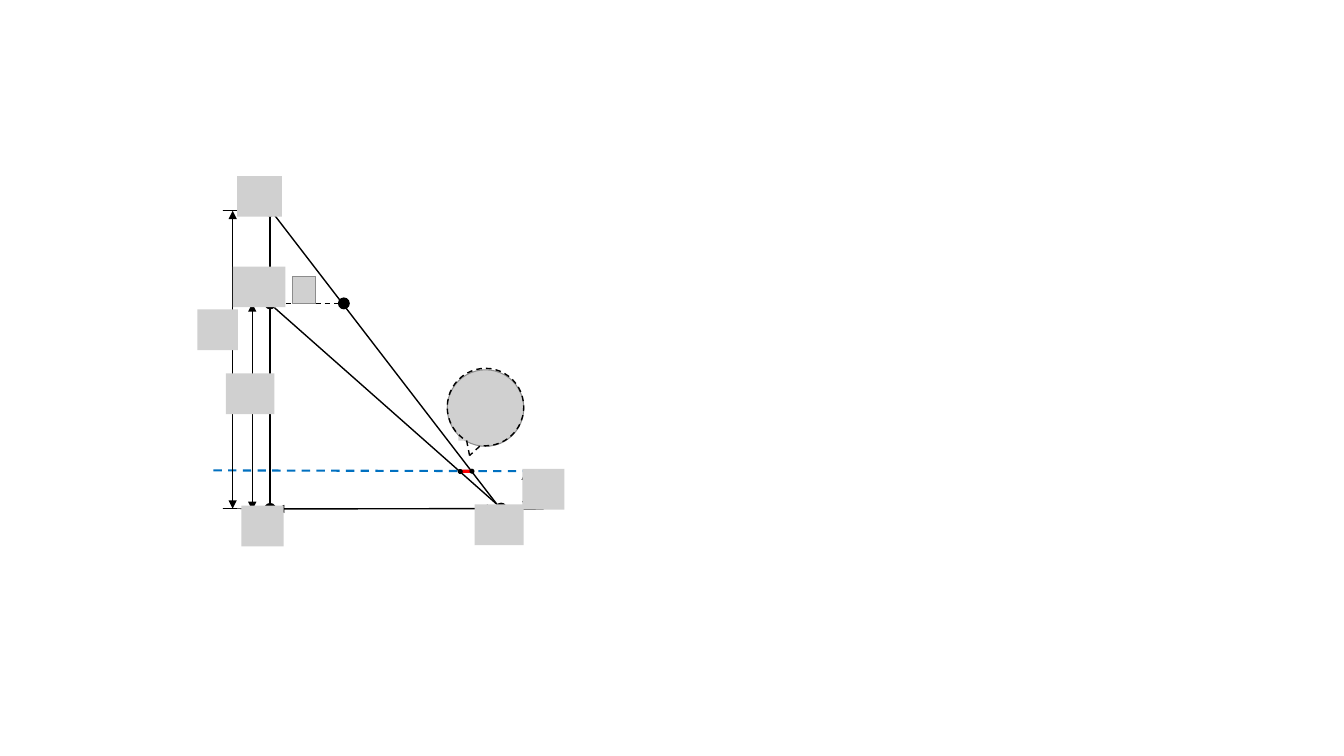
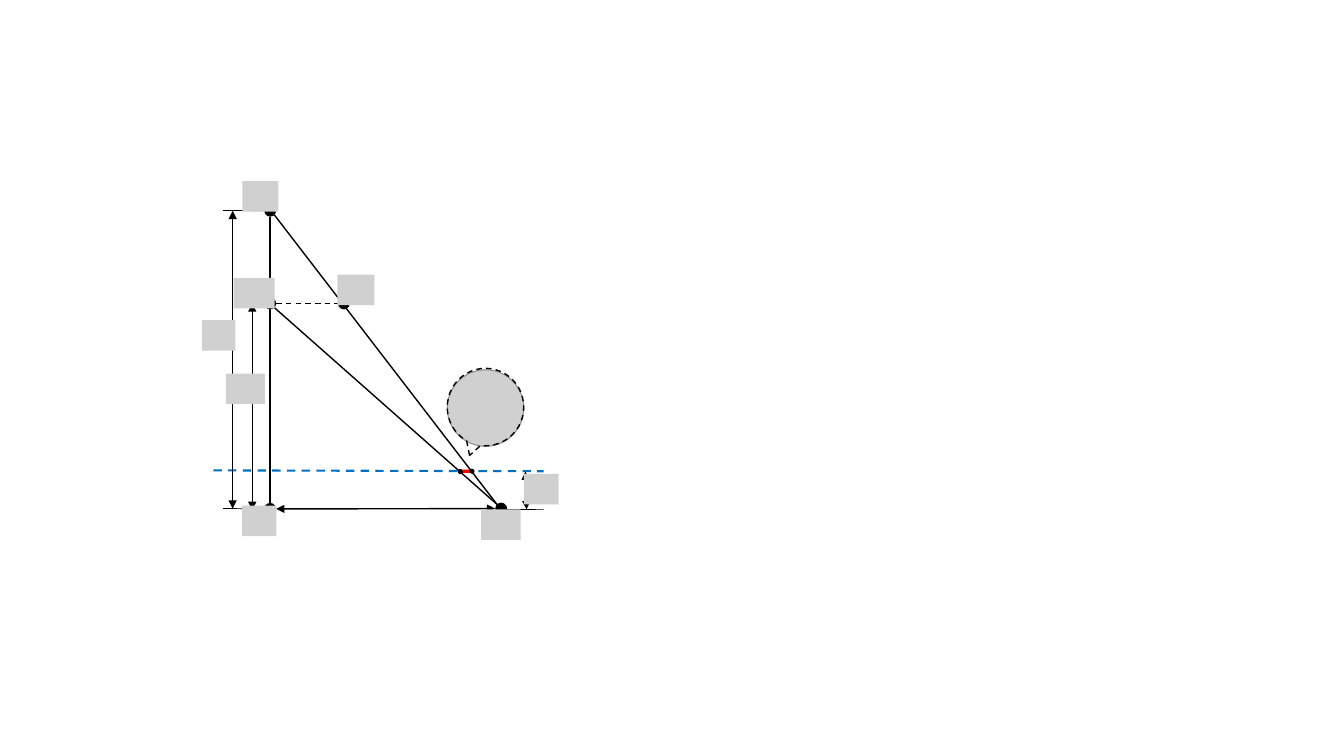
Before and after one commit to TurtleZhong/slam-papers, a slide deck: slide 2 of image_of_paper.pptx. Drawn at 1344x756 pixels with LibreOffice and Linux fonts; fonts in the diff are those of the drawing; grey boxes stand for pictures; background and template pictures are left out. Boxes give left, top, right and bottom in pixels: in the first picture for what was removed or moved away, otherwise in the second. Text is boxed around its words. In the diff, an @@ line names an element or a change of style, - is before the commit and + after.

```diff
--- a/image_of_paper.pptx
+++ b/image_of_paper.pptx
@@ picture: place and size @@
-picture at <box>237,176,281,217</box>
+picture at <box>243,181,279,212</box>
@@ picture: place and size @@
-picture at <box>233,266,285,307</box>
+picture at <box>234,278,275,309</box>
@@ picture removed at <box>292,276,317,303</box> @@
@@ picture added at <box>338,274,375,304</box> @@
@@ picture: place and size @@
-picture at <box>198,310,238,350</box>
+picture at <box>202,321,235,351</box>
@@ picture: place and size @@
-picture at <box>226,374,274,414</box>
+picture at <box>226,374,265,404</box>
@@ picture: place and size @@
-picture at <box>459,400,499,441</box>
+picture at <box>464,405,498,436</box>
@@ picture: place and size @@
-picture at <box>522,469,565,509</box>
+picture at <box>524,474,560,504</box>
@@ picture: place and size @@
-picture at <box>242,506,284,546</box>
+picture at <box>242,506,276,536</box>
@@ picture: place and size @@
-picture at <box>475,504,524,544</box>
+picture at <box>481,509,520,539</box>
```
Also in this commit, not shown: 2 other files.
